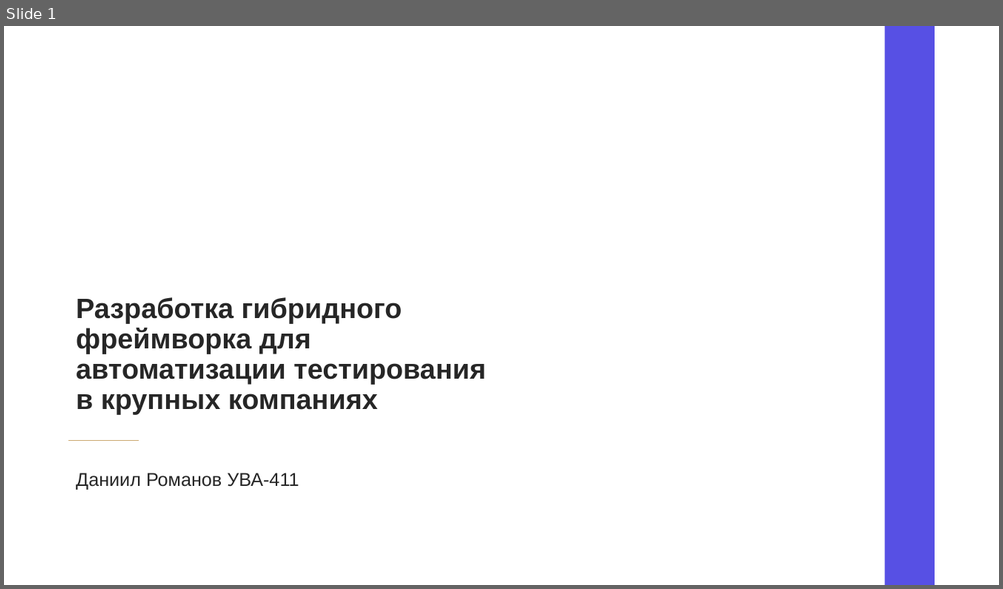
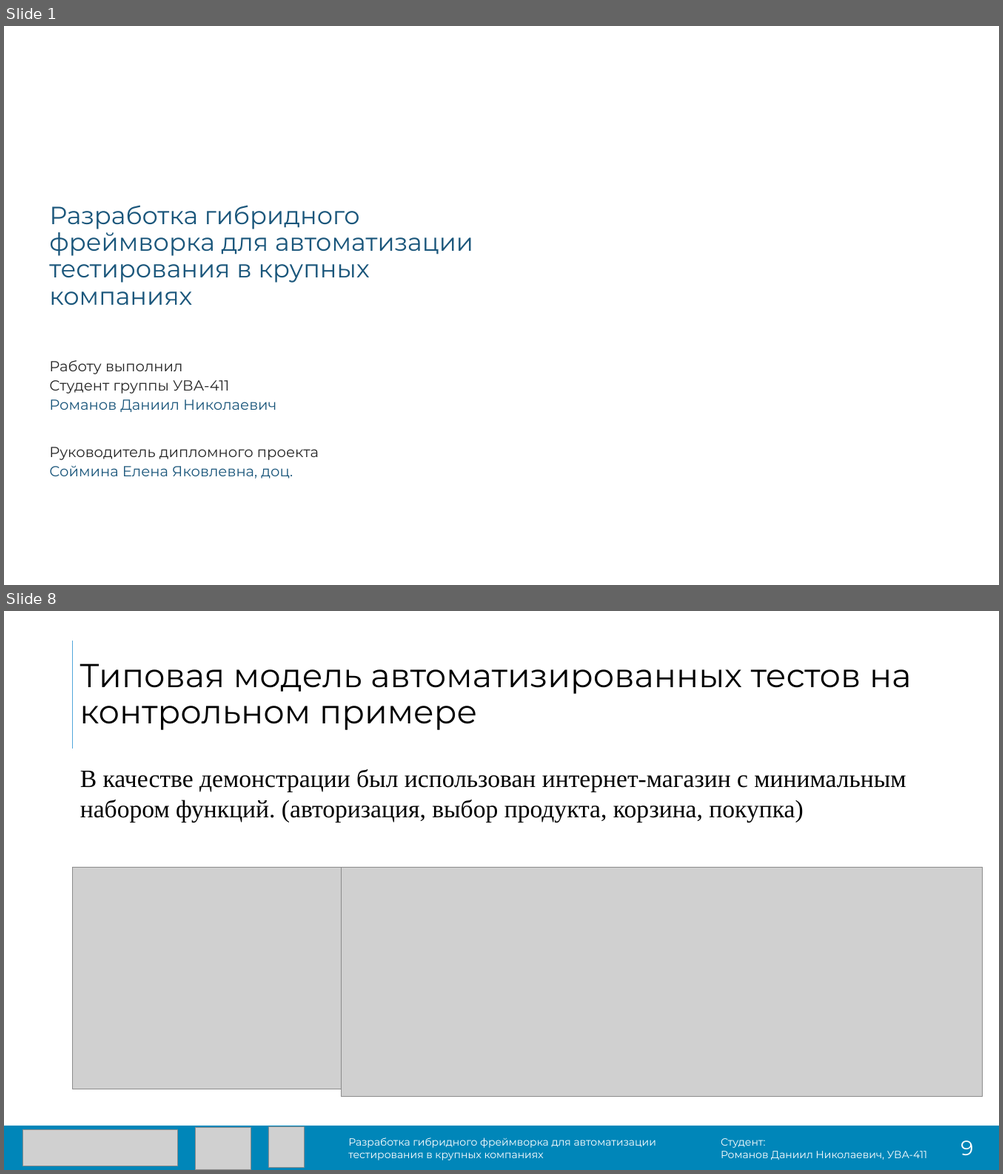
Before and after one commit to DanielRomanoff/practice, a slide deck: презентация.pptx. Shown one above the other, each under a label of ours: slide 1 before the commit, slides 1 and 8 after it; the slides between them are not shown. The pictures are 1003x589 and 1003x1174 pixels, drawn with LibreOffice and Linux fonts; fonts in the diff are those of the drawing; grey boxes stand for pictures; background and template pictures are left out. Boxes give left, top, right and bottom in pixels: in the first picture for what was removed or moved away, otherwise in the second. Text is boxed around its words. In the diff, an @@ line names an element or a change of style, - is before the commit and + after.

```diff
--- a/презентация.pptx
+++ b/презентация.pptx
@@ slide 8 added at box(4, 611, 999, 1170), background #FFFFFF @@
@@ line added from (73, 641) to (73, 749), #51A6DB 1 pt @@
@@ title added at box(79, 664, 910, 730), 32 pt, text #000000 @@
+Типовая модель автоматизированных тестов на контрольном примере
@@ text added at box(80, 769, 905, 822), 24 pt, text #000000 @@
+В качестве демонстрации был использован интернет-магазин с минимальным набором функций. (авторизация, выбор продукта, корзина, покупка)
@@ picture added at box(73, 868, 341, 1090) @@
@@ picture added at box(341, 868, 982, 1097) @@
@@ rectangle added at box(4, 1126, 999, 1170), fill #0086B9 @@
@@ picture added at box(22, 1130, 177, 1167) @@
@@ picture added at box(195, 1128, 251, 1170) @@
@@ picture added at box(269, 1128, 304, 1168) @@
@@ text added at box(348, 1138, 656, 1161), 10 pt, text #FFFFFF @@
+Разработка гибридного фреймворка для автоматизации тестирования в крупных компаниях
@@ text added at box(720, 1139, 927, 1161), 10 pt, text #FFFFFF @@
+Студент:
+Романов Даниил Николаевич, УВА-411
@@ text added at box(960, 1141, 973, 1156), 20 pt, text #FFFFFF @@
+9
@@ slide 1 changed as well @@
@@ rectangle removed at box(885, 26, 934, 585) @@
@@ title "Разработка гибридного фреймворка для автоматизации ...": place and size @@
-title "Разработка гибридного фреймворка для автоматизации ..." at box(76, 298, 486, 414)
+title "Разработка гибридного фреймворка для автоматизации ..." at box(49, 205, 473, 305)
@@ title "Разработка гибридного фреймворка для автоматизации ..." at box(49, 205, 473, 305): size 27 to 24 pt, font Arial to Montserrat, text colour #262626 to #1A567B, bold off; vertical alignment bottom to middle @@
@@ subtitle at box(49, 360, 318, 479): text changed; size 18 to 14 pt; font Arial to Montserrat @@
-Даниил Романов УВА-411
+Работу выполнил
+Студент группы УВА-411
+Романов Даниил Николаевич
+Руководитель дипломного проекта
+Соймина Елена Яковлевна, доц.
@@ line removed from (68, 441) to (138, 441) @@
```
Also in this commit, not shown: 3 other slides changed, 7 other slides added, 10 slides removed, 11 other files.
